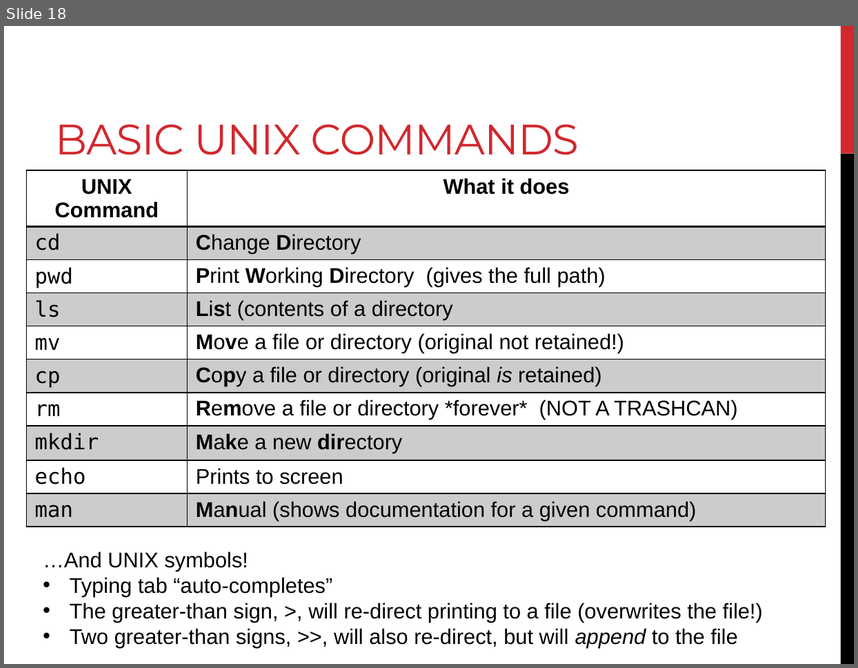
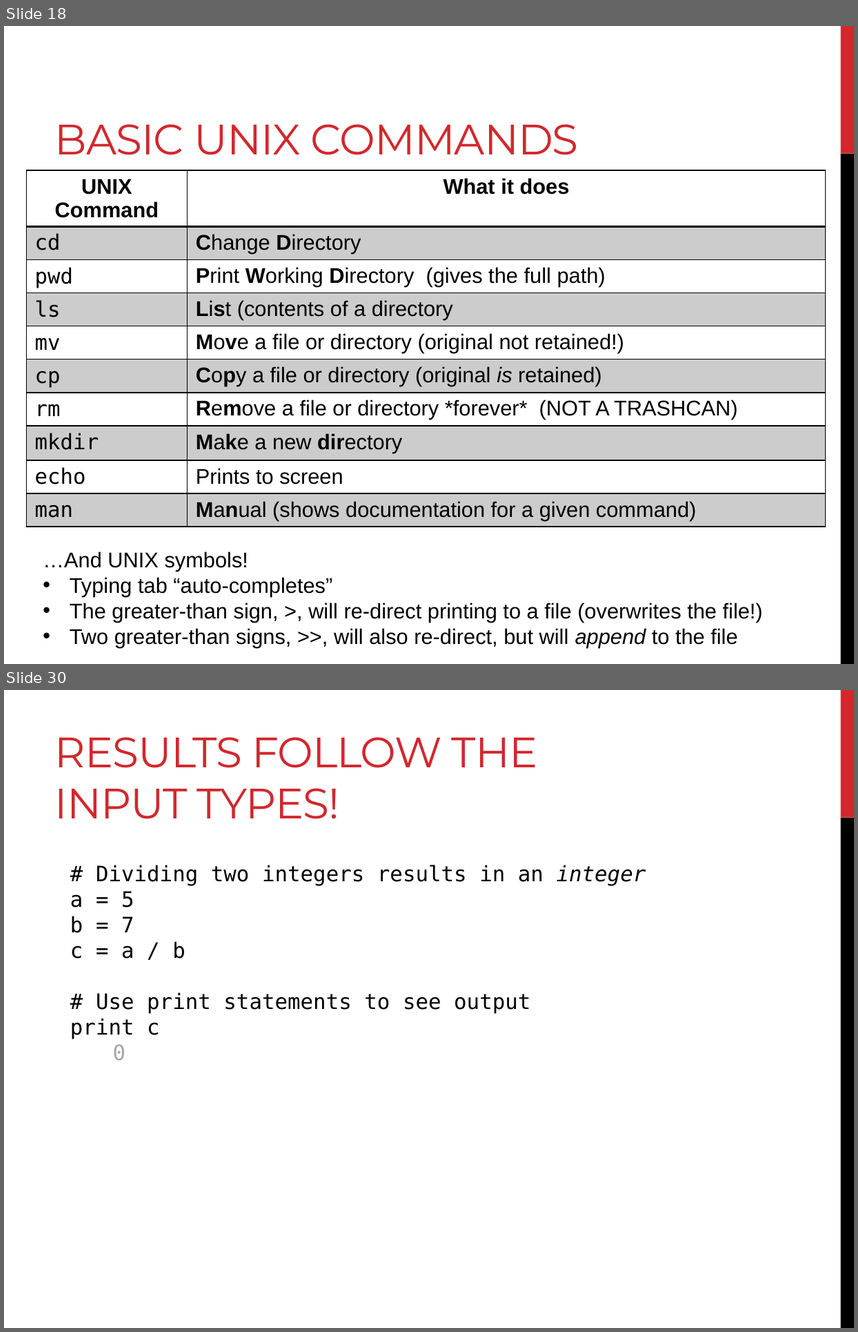
Before and after one commit to BjornFJohansson/ccbb_bigdata2015_python, a slide deck: slides/day1_slides.pptx. Shown one above the other, each under a label of ours: slide 18 before the commit, slides 18 and 30 after it; the slides between them are not shown. The pictures are 858x668 and 858x1332 pixels, drawn with LibreOffice and Linux fonts; fonts in the diff are those of the drawing. Boxes give left, top, right and bottom in pixels: in the first picture for what was removed or moved away, otherwise in the second. Text is boxed around its words. In the diff, an @@ line names an element or a change of style, - is before the commit and + after.

```diff
--- a/slides/day1_slides.pptx
+++ b/slides/day1_slides.pptx
@@ slide 30 added at box(4, 690, 854, 1328), background #FFFFFF; not listed: 2 template elements that a slide beside it also shows @@
@@ title added at box(55, 737, 538, 819), 36 pt, text #D1282E @@
+RESULTS FOLLOW THE INPUT TYPES!
@@ text added at box(70, 865, 646, 1060), 18 pt, text #000000 @@
+# Dividing two integers results in an integer
+a = 5
+b = 7
+c = a / b
+# Use print statements to see output
+print c
+0
```
Also in this commit, not shown: 2 slides changed, 53 other slides added.
